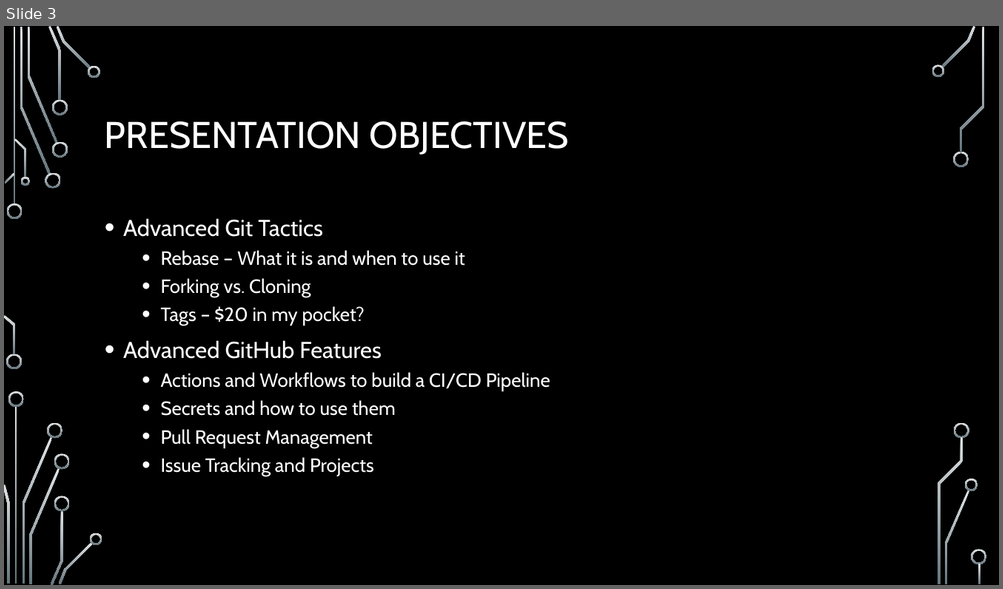
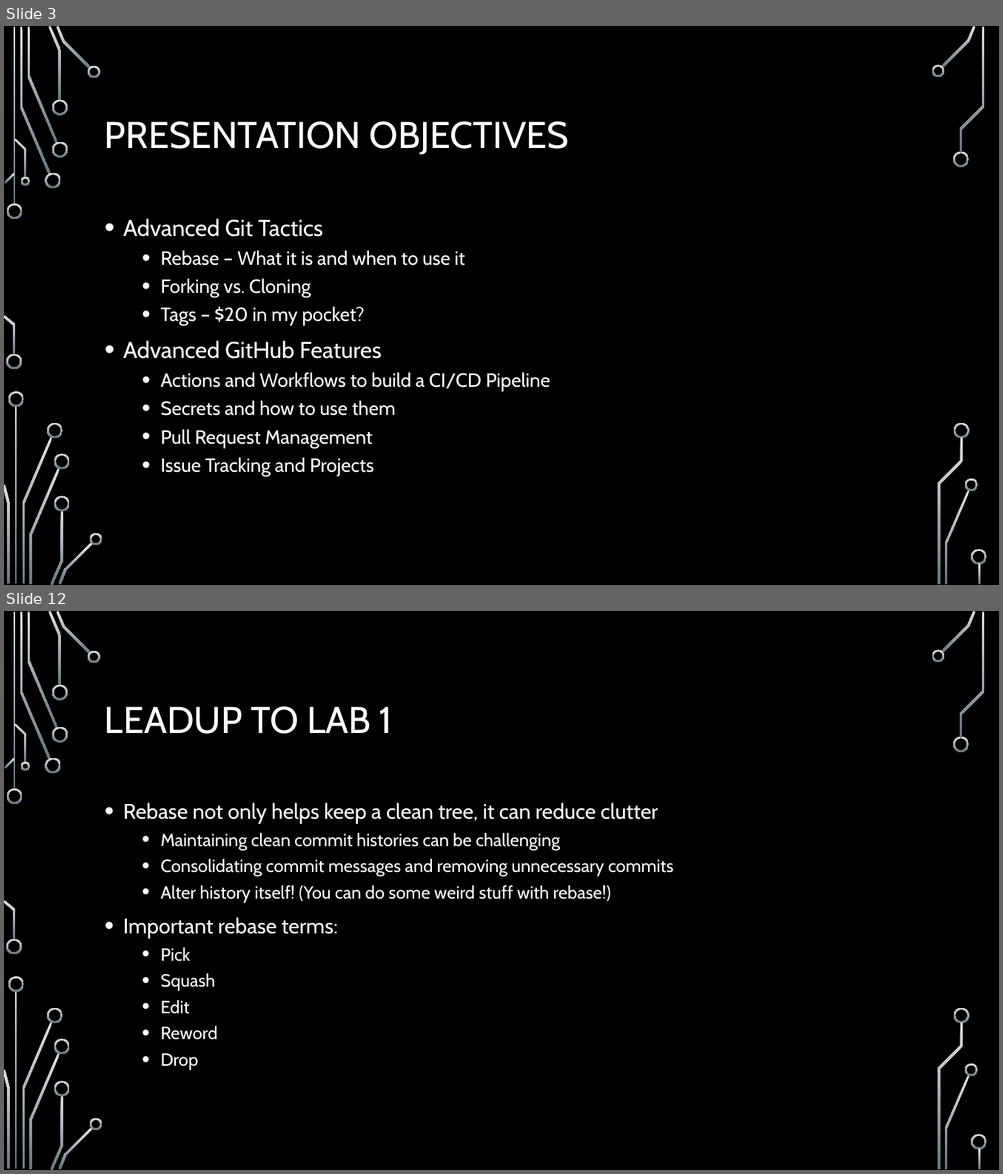
Before and after one commit to onideus/github-101-website, a slide deck: resources/Advanced github topics.pptx. Shown one above the other, each under a label of ours: slide 3 before the commit, slides 3 and 12 after it; the slides between them are not shown. The pictures are 1003x589 and 1003x1174 pixels, drawn with LibreOffice and Linux fonts; fonts in the diff are those of the drawing; background and template pictures are left out. Boxes give left, top, right and bottom in pixels: in the first picture for what was removed or moved away, otherwise in the second. Text is boxed around its words. In the diff, an @@ line names an element or a change of style, - is before the commit and + after.

```diff
--- a/resources/Advanced github topics.pptx
+++ b/resources/Advanced github topics.pptx
@@ slide 12 added at box(4, 611, 999, 1170), background picture (left out); not listed: 36 template elements that a slide beside it also shows @@
@@ title added at box(105, 706, 392, 734), 36 pt, text #FFFFFF @@
+LEADUP TO LAB 1
@@ text added at box(123, 803, 674, 1071), 17 pt, text #FFFFFF @@
+• Rebase not only helps keep a clean tree, it can reduce clutter
+  • Maintaining clean commit histories can be challenging
+  • Consolidating commit messages and removing unnecessary commits
+  • Alter history itself! (You can do some weird stuff with rebase!)
+• Important rebase terms:
+  • Pick
+  • Squash
+  • Edit
+  • Reword
+  • Drop
```
Also in this commit, not shown: 3 slides changed, 11 other slides added, 15 slides removed, 2 other files.
